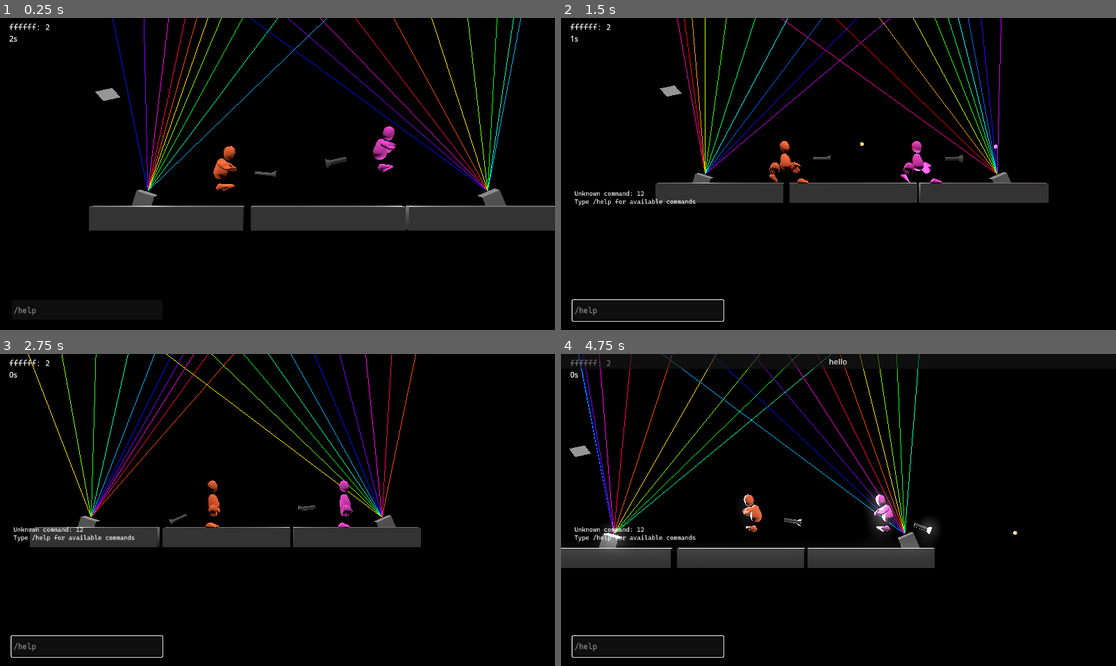
Above: before the commit, frames 1-4 (two rows, left to right).
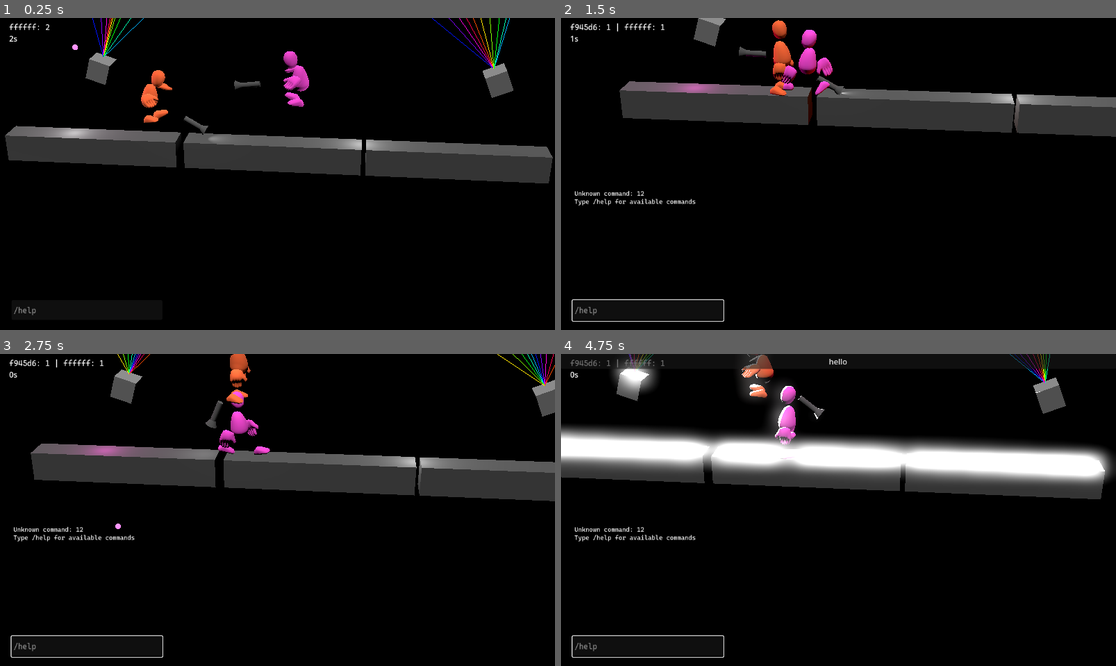
Above: after the commit, the same moments.

Repository: theowiik/project-epic-footsies-2
Game: Godot game, scene res://scenes/main.tscn
Same seed, same stepped clock (60 frames per second), same inputs: the game is played once before the commit and once after it. The engine's default icon, where the game draws it, is replaced by a stand-in: a white triangle on a blue panel in a dark square.
Inputs (mouse positions are in pixels of both pictures, inside the frame that each line leads up to):
- Up to frame 1 (0.25 s): no input
- Up to frame 2 (1.5 s): click (649, 311) at 0.52 s; type "12" at 0.6 s; tap Enter at 1.25 s; move the mouse to (960, 158) at 1.27 s; hold D from 1.28 s (still down); tap J at 1.35 s; click (960, 158) at 1.42 s
- Up to frame 3 (2.75 s): tap Space at 1.52, 2.27 s; move the mouse to (166, 525) at 2.02 s; release D at 2.03 s; hold S from 2.03 s (still down); tap J at 2.1 s; click (166, 525) at 2.17 s
- Up to frame 4 (4.75 s): move the mouse to (894, 441) at 2.77 s; release S at 2.78 s; hold D 2.78-3.53 s; tap J at 2.85, 3.6, 4.35 s; click (894, 441) at 2.92 s; move the mouse to (810, 572) at 3.52 s; hold W 3.53-4.28 s; click (810, 572) at 3.67 s; tap Space at 3.77, 4.52 s; move the mouse to (1005, 556) at 4.27 s; hold A from 4.28 s (still down); click (1005, 556) at 4.42 s

The runs differ from the first frame. In frame 1, 21% of the frame differs, in the area x 0-100%, y 0-69%; in frame 2, 19%; in frame 3, 19%; in frame 4, 26%.

Commit message:
Fix bot aiming

Diff:
--- a/game/scenes/main.tscn
+++ b/game/scenes/main.tscn
@@ -36,7 +36,7 @@
 transform = Transform3D(1, 0, 0, 0, 1, 0, 0, 0, 1, 0, 0.9574709, 0)
 
 [node name="Camera3D" type="Camera3D" parent="."]
-transform = Transform3D(1, 0, 0, 0, 1, 0, 0, 0, 1, 0, 0.5713768, 30.053001)
+transform = Transform3D(0.9945219, -0.04334725, 0.09511685, 0, 0.9099613, 0.41469327, -0.104528464, -0.41242152, 0.9049764, 8.650961, 13.587667, 30.053001)
 fov = 22.5
 size = 10.69
 script = ExtResource("2_0wfyh")
@@ -59,6 +59,7 @@
 transform = Transform3D(1, 0, 0, 0, 1, 0, 0, 0, 1, 6.7508955, 1.7889354, 0)
 team_color = Color(0.97749525, 0.2690932, 0.83872867, 1)
 device_id = 1
+use_bot_input = true
 
 [node name="WorldEnvironment" type="WorldEnvironment" parent="."]
 environment = SubResource("Environment_tbgi4")
--- a/game/scripts/follow_camera.gd
+++ b/game/scripts/follow_camera.gd
@@ -2,13 +2,8 @@
 extends Camera3D
 
 @export var smoothing_speed: float = 5.0
-@export var zoom_smoothing_speed: float = 3.0
-@export var min_zoom: float = 30.0
-@export var padding: float = 8.0
-
 var follow: Array[Node3D] = []
-var base_offset: Vector3 = Vector3(0, 0, 0)
-var current_zoom: float = 10.0
+var offset: Vector3 = Vector3(4, 8, 25)
 
 
 func _ready() -> void:
@@ -16,8 +11,6 @@
 
 	for player in players:
 		follow.append(player as Node3D)
-
-	current_zoom = min_zoom
 
 
 func _process(delta: float) -> void:
@@ -29,39 +22,5 @@
 		avg_position += node.global_position
 	avg_position /= follow.size()
 
-	var target_zoom: float = _calculate_zoom_to_fit()
-
-	current_zoom = lerpf(current_zoom, target_zoom, 1.0 - exp(-zoom_smoothing_speed * delta))
-
-	var target_position: Vector3 = avg_position + base_offset + Vector3(0, 0, current_zoom)
+	var target_position: Vector3 = avg_position + offset
 	global_position = global_position.lerp(target_position, 1.0 - exp(-smoothing_speed * delta))
-
-
-func _calculate_zoom_to_fit() -> float:
-	if follow.size() <= 1:
-		return min_zoom
-
-	var min_bounds: Vector3 = follow[0].global_position
-	var max_bounds: Vector3 = follow[0].global_position
-
-	for node in follow:
-		var pos: Vector3 = node.global_position
-		min_bounds.x = min(min_bounds.x, pos.x)
-		min_bounds.y = min(min_bounds.y, pos.y)
-		max_bounds.x = max(max_bounds.x, pos.x)
-		max_bounds.y = max(max_bounds.y, pos.y)
-
-	var spread_x: float = (max_bounds.x - min_bounds.x) + padding * 2
-	var spread_y: float = (max_bounds.y - min_bounds.y) + padding * 2
-
-	var fov_rad: float = deg_to_rad(fov)
-	var aspect: float = (
-		get_viewport().get_visible_rect().size.x / get_viewport().get_visible_rect().size.y
-	)
-
-	var dist_for_width: float = (spread_x / 2.0) / (tan(fov_rad / 2.0) * aspect)
-	var dist_for_height: float = (spread_y / 2.0) / tan(fov_rad / 2.0)
-
-	var required_zoom: float = max(dist_for_width, dist_for_height)
-
-	return maxf(required_zoom, min_zoom)
--- a/game/scripts/input/naive_bot_input.gd
+++ b/game/scripts/input/naive_bot_input.gd
@@ -4,6 +4,7 @@
 var player_node: Node3D
 var current_target: Node3D = null
 var retarget_timer: float = 0.0
+var camera: Camera3D = null
 
 var _movement: Vector2 = Vector2.ZERO
 var _aim_direction: Vector2 = Vector2.ZERO
@@ -15,6 +16,7 @@
 
 
 func update() -> void:
+	_update_camera()
 	_update_target()
 
 	if current_target == null or not is_instance_valid(current_target):
@@ -28,12 +30,29 @@
 
 	if direction_2d.length() > 0.1:
 		_movement = direction_2d.normalized()
-		_aim_direction = Vector2(direction_2d.x, -direction_2d.y).normalized()
 	else:
 		_movement = Vector2.ZERO
-		_aim_direction = Vector2.RIGHT
 
+	_aim_direction = _compute_aim_direction()
 	_shoot_pressed = true
+
+
+func _update_camera() -> void:
+	if camera == null or not is_instance_valid(camera):
+		var viewport = player_node.get_viewport()
+		if viewport:
+			camera = viewport.get_camera_3d()
+
+
+func _compute_aim_direction() -> Vector2:
+	if camera == null or current_target == null:
+		return Vector2.RIGHT
+
+	var player_screen_pos = camera.unproject_position(player_node.global_position)
+	var target_screen_pos = camera.unproject_position(current_target.global_position)
+	var direction = (target_screen_pos - player_screen_pos).normalized()
+
+	return direction
 
 
 func _update_target() -> void:
--- a/game/scripts/player.gd
+++ b/game/scripts/player.gd
@@ -5,6 +5,7 @@
 
 # Controller
 @export var device_id: int = 0
+@export var use_bot_input: bool = false
 
 var input: InputInterface
 
@@ -29,7 +30,10 @@
 
 
 func _ready():
-	input = KeyboardMouseInput.new(self)
+	if use_bot_input:
+		input = NaiveBotInput.new(self)
+	else:
+		input = KeyboardMouseInput.new(self)
 
 	base_mover = BaseMover.new(5.0)
 	mover = base_mover
